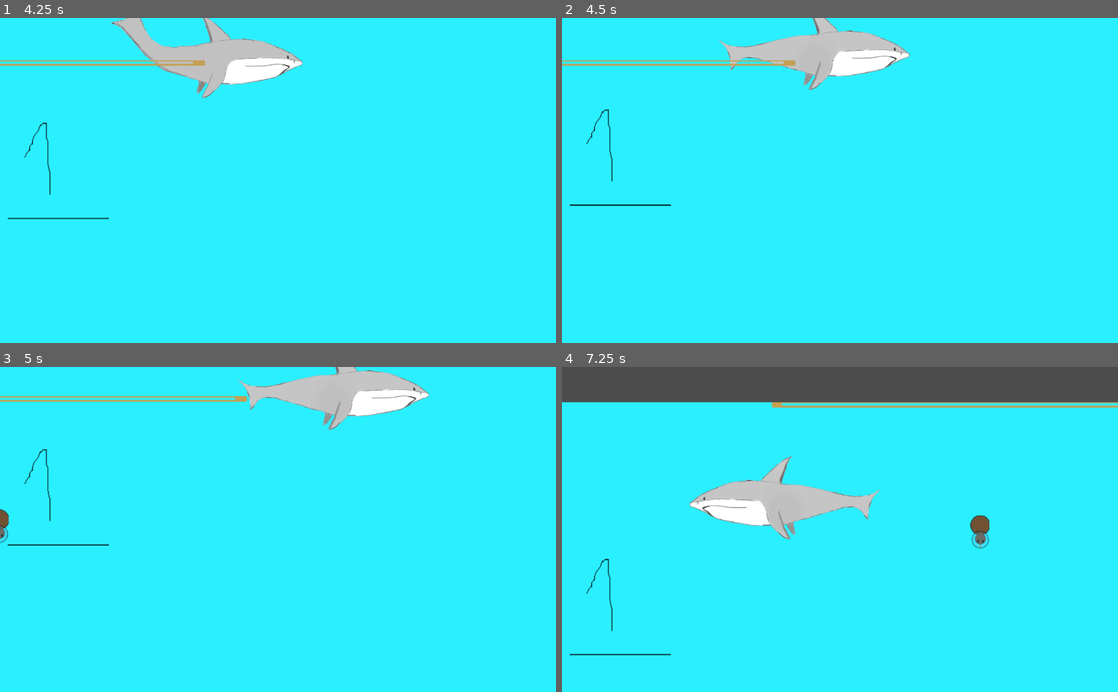
Above: before the commit, frames 1-4 (two rows, left to right).
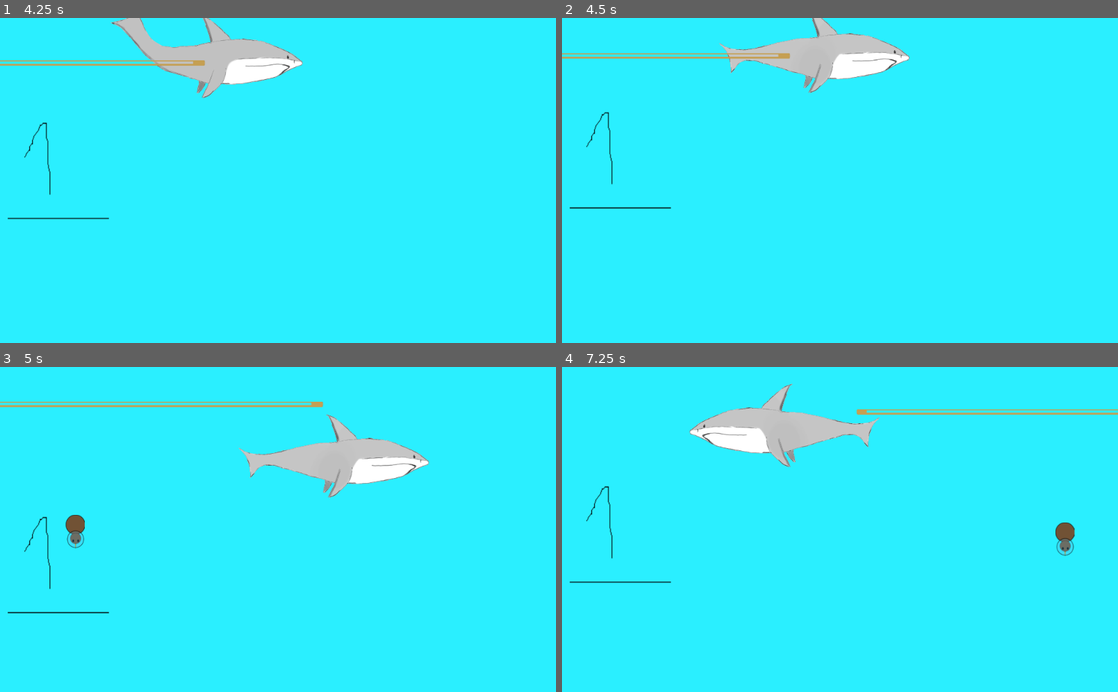
Above: after the commit, the same moments.

Repository: Cpt-Barbosa/CodeGameJam2022
Game: Godot game, scene res://scenes/Game.tscn
The game is run twice, just before and just after one commit, with the same random seed, the same clock (stepped at 60 frames per second) and the same inputs.
Inputs:
- Up to frame 1 (4.25 s): hold D (move_right) 0.53-2.03 s; tap Space (jump) at 0.77, 1.52, 3.02, 3.77 s; hold Q (move_left) from 2.03 s (still down)
- Up to frame 2 (4.5 s): release Q (move_left) at 4.28 s; hold D (move_right) from 4.28 s (still down)
- Up to frame 3 (5 s): keep holding D (move_right); tap Space (jump) at 4.52 s
- Up to frame 4 (7.25 s): keep holding D (move_right); tap Space (jump) at 6.02, 6.77 s

Frame 1 is identical in both runs. In frame 2, 2.5% of the frame differs, in the area x 0-63%, y 0-59%; in frame 3, 8.6%; in frame 4, 20%, in the area x 0-100%, y 0-89%.

Commit message:
Ajout Coffre
Ajout du coffre

Diff:
--- /dev/null
+++ b/scenes/Coffre.tscn
@@ -0,0 +1,17 @@
+[gd_scene load_steps=3 format=2]
+
+[ext_resource path="res://sprite/coffre/coffre.png" type="Texture" id=1]
+
+[sub_resource type="RectangleShape2D" id=1]
+extents = Vector2( 205.5, 94 )
+
+[node name="Coffre" type="RigidBody2D"]
+position = Vector2( 526, 501 )
+
+[node name="Coffre" type="Sprite" parent="."]
+position = Vector2( -2, 1 )
+texture = ExtResource( 1 )
+
+[node name="CollisionCoffre" type="CollisionShape2D" parent="."]
+position = Vector2( 0.5, 0 )
+shape = SubResource( 1 )
--- a/scenes/Game.tscn
+++ b/scenes/Game.tscn
@@ -1,17 +1,18 @@
-[gd_scene load_steps=7 format=2]
+[gd_scene load_steps=8 format=2]
 
 [ext_resource path="res://scenes/requin.tscn" type="PackedScene" id=1]
 [ext_resource path="res://scenes/Joueur.tscn" type="PackedScene" id=2]
 [ext_resource path="res://sprite/bg/Background1.png" type="Texture" id=3]
+[ext_resource path="res://scenes/Coffre.tscn" type="PackedScene" id=4]
 
 [sub_resource type="RectangleShape2D" id=4]
 extents = Vector2( 34.5, 1749.25 )
 
 [sub_resource type="RectangleShape2D" id=5]
-extents = Vector2( 510.5, 10 )
+extents = Vector2( 527.5, 10 )
 
 [sub_resource type="RectangleShape2D" id=6]
-extents = Vector2( 236.255, 10 )
+extents = Vector2( 268.263, 10 )
 
 [node name="Game" type="Node2D"]
 
@@ -43,7 +44,7 @@
 position = Vector2( 529, 3435 )
 
 [node name="CollisionSol" type="CollisionShape2D" parent="Sol"]
-position = Vector2( 1.5, 0 )
+position = Vector2( -15.5, 0 )
 shape = SubResource( 5 )
 
 [node name="Joueur" parent="." instance=ExtResource( 2 )]
@@ -54,5 +55,8 @@
 scale = Vector2( 0.984108, 1 )
 
 [node name="CollisionShape2D" type="CollisionShape2D" parent="StaticBody2D"]
-position = Vector2( -0.508057, 0 )
+position = Vector2( -32.5165, 0 )
 shape = SubResource( 6 )
+
+[node name="Coffre" parent="." instance=ExtResource( 4 )]
+position = Vector2( 527, 3329 )
--- a/scenes/Joueur.tscn
+++ b/scenes/Joueur.tscn
@@ -12,6 +12,11 @@
 
 [sub_resource type="SpriteFrames" id=2]
 animations = [ {
+"frames": [ ExtResource( 4 ) ],
+"loop": true,
+"name": "moving_coffre",
+"speed": 5.0
+}, {
 "frames": [ ExtResource( 6 ) ],
 "loop": true,
 "name": "falling_coffre",
@@ -25,11 +30,6 @@
 "frames": [ ExtResource( 2 ) ],
 "loop": true,
 "name": "moving",
-"speed": 5.0
-}, {
-"frames": [ ExtResource( 4 ) ],
-"loop": true,
-"name": "moving_coffre",
 "speed": 5.0
 } ]
 
Binary file added: sprite/coffre/coffre.png
Not shown, added: sprite/coffre/coffre.png.import
